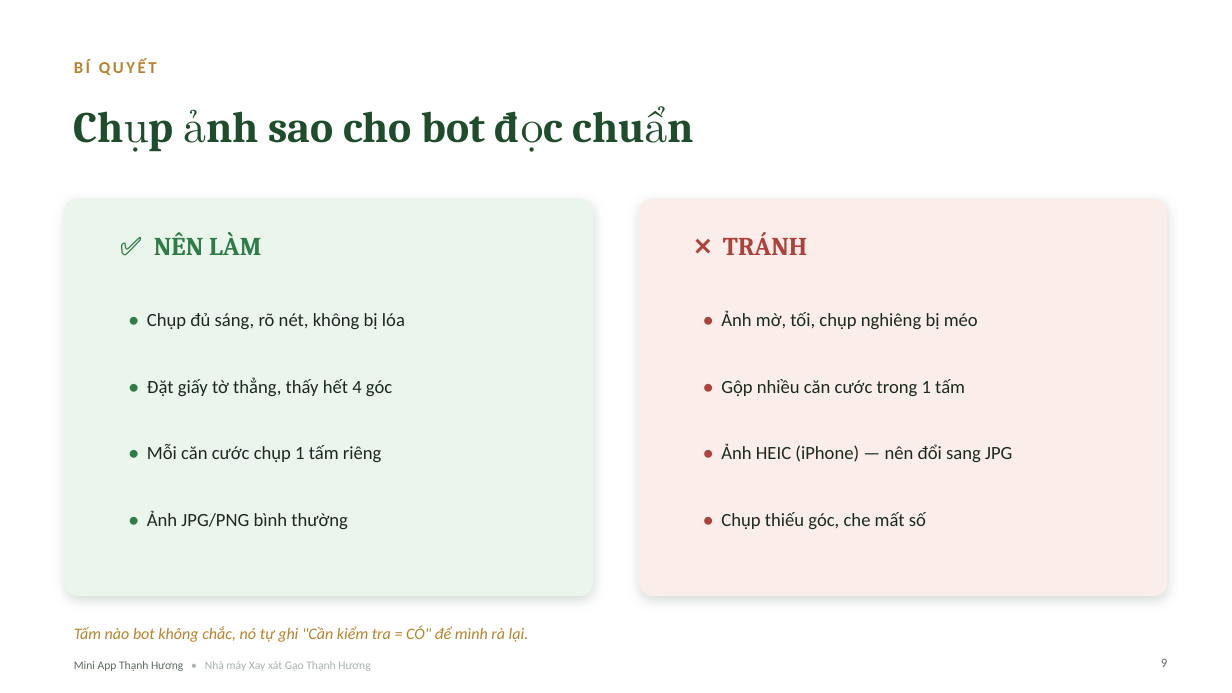
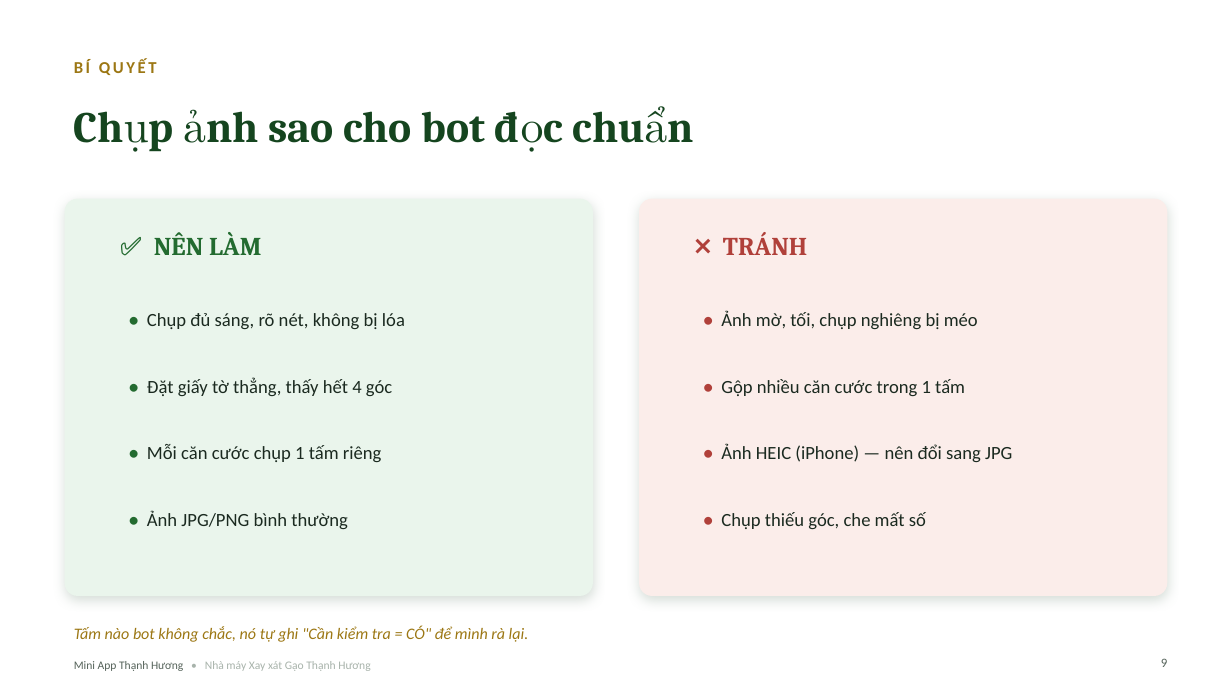
Before and after one commit to nmgaothanhhuongbd/n8n, a slide deck: slide 9 of automation-thanh-huong/huong-dan/SoTay_MiniApp_ThanhHuong.pptx. Drawn at 1232x693 pixels with LibreOffice and Linux fonts; fonts in the diff are those of the drawing. Boxes give left, top, right and bottom in pixels: in the first picture for what was removed or moved away, otherwise in the second. Text is boxed around its words. In the diff, an @@ line names an element or a change of style, - is before the commit and + after.

```diff
--- a/automation-thanh-huong/huong-dan/SoTay_MiniApp_ThanhHuong.pptx
+++ b/automation-thanh-huong/huong-dan/SoTay_MiniApp_ThanhHuong.pptx
@@ text "BÍ QUYẾT" at [74, 60, 157, 75]: text colour #B9832B to #9C7714 @@
@@ text "✅ NÊN LÀM" at [154, 232, 261, 255]: text colour #2E7D46 to #236B30 @@
@@ text colour #2E7D46 to #236B30 in "•" in 4 elements at [147, 313, 405, 329], [147, 378, 392, 396], [147, 444, 382, 462], [147, 511, 348, 529] @@
@@ text "Tấm nào bot không chắc, ..." at [74, 626, 529, 642]: text colour #B9832B to #9C7714 @@
```
Also in this commit, not shown: 11 other slides changed, 7 other files.
